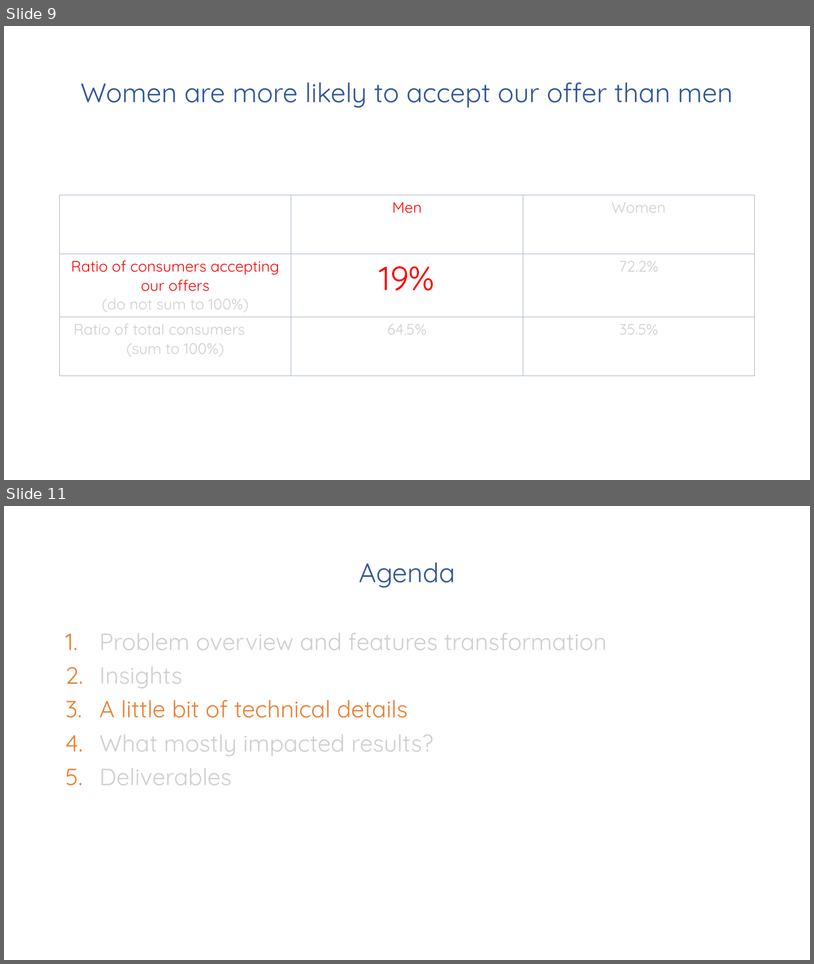
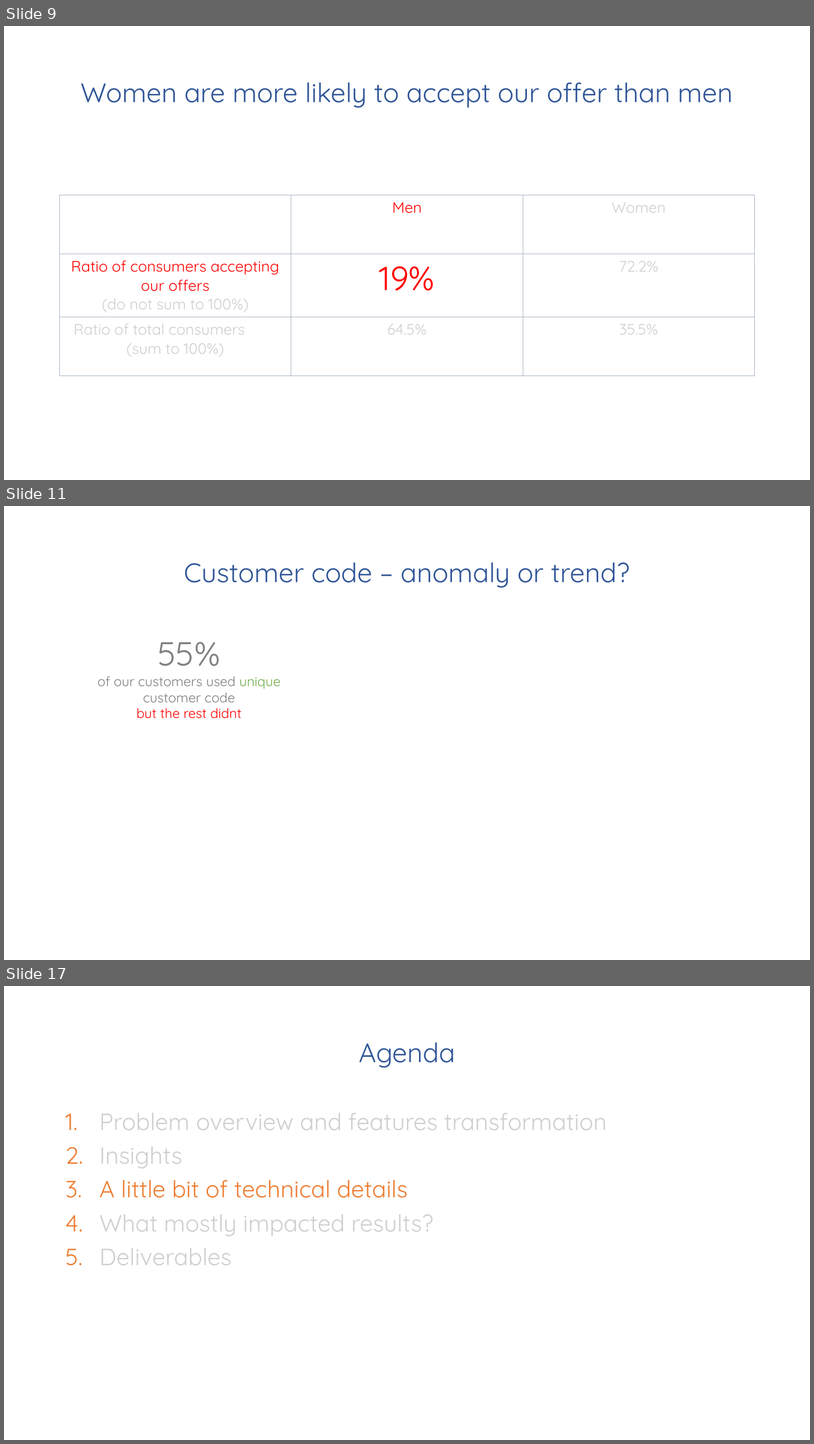
Before and after one commit to mjasieczko/new_offer_success_predictor, a slide deck: presentations/business/pnos_business_ppt.pptx. Shown one above the other, each under a label of ours: slides 9 and 11 before the commit, slides 9, 11 and 17 after it; the slides between them are not shown. The pictures are 814x964 and 814x1444 pixels, drawn with LibreOffice and Linux fonts; fonts in the diff are those of the drawing. Boxes give left, top, right and bottom in pixels: in the first picture for what was removed or moved away, otherwise in the second. Text is boxed around its words. In the diff, an @@ line names an element or a change of style, - is before the commit and + after.

```diff
--- a/presentations/business/pnos_business_ppt.pptx
+++ b/presentations/business/pnos_business_ppt.pptx
@@ slide 11 added at [4,506,810,960], background #FFFFFF @@
@@ title added at [184,562,630,588], 32 pt, text #2F5597 @@
+Customer code – anomaly or trend?
@@ text added at [98,642,281,718], 16 pt, text #808080 @@
+55%
+of our customers used unique
+customer code
+but the rest didnt
@@ what was slide 11 is now slide 17 @@
```
Also in this commit, not shown: 1 slide changed, 5 other slides added, 1 other file.
